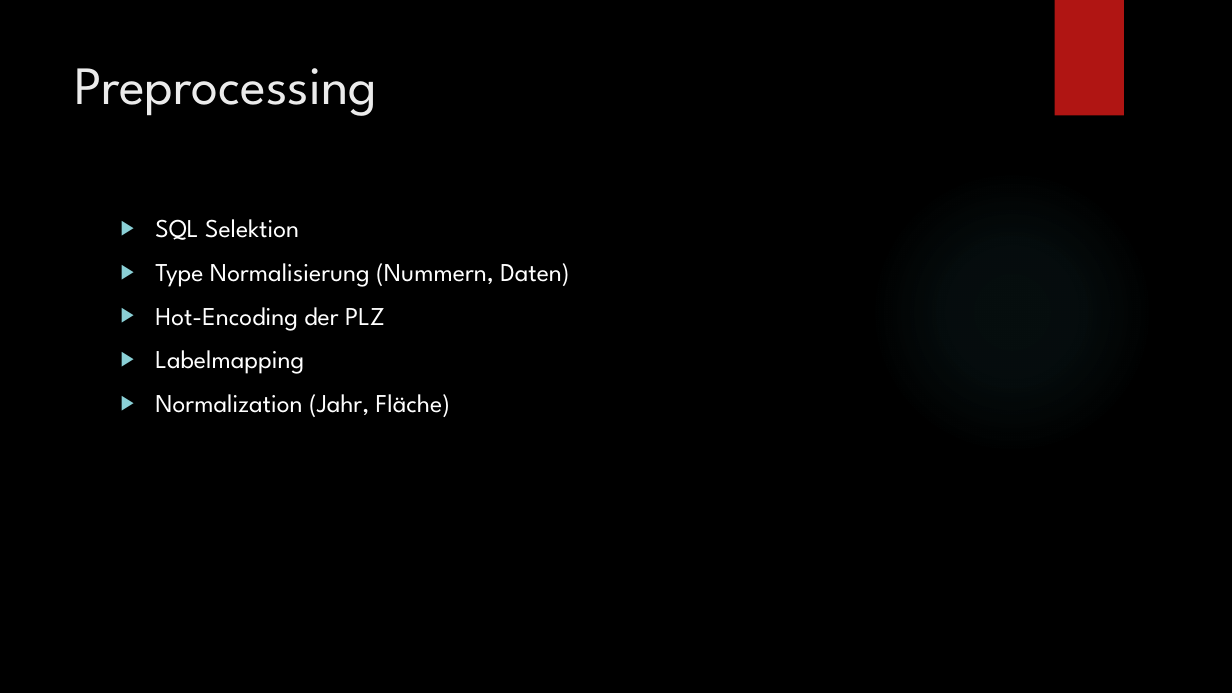
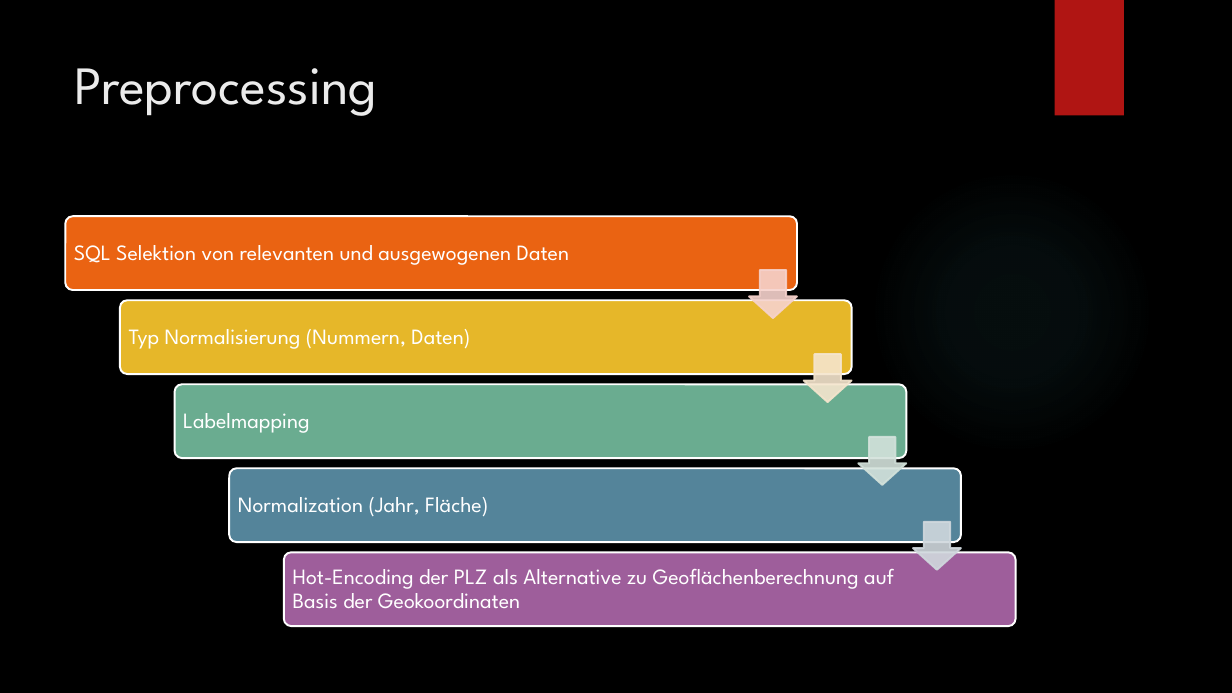
Before and after one commit to ahoehn/machine-learning-project, a slide deck: slide 3 of Präsentation.pptx. Drawn at 1232x693 pixels with LibreOffice and Linux fonts; fonts in the diff are those of the drawing; background and template pictures are left out. Boxes give left, top, right and bottom in pixels: in the first picture for what was removed or moved away, otherwise in the second. Text is boxed around its words. In the diff, an @@ line names an element or a change of style, - is before the commit and + after.

```diff
--- a/Präsentation.pptx
+++ b/Präsentation.pptx
@@ text removed at [155, 219, 569, 417] @@
-▶ SQL Selektion
-▶ Type Normalisierung (Nummern, Daten)
-▶ Hot-Encoding der PLZ
-▶ Labelmapping
-▶ Normalization (Jahr, Fläche)
@@ group added at [66, 216, 1016, 627]: 5 rounded rectangles, 5 texts, 4 down arrows @@
+SQL Selektion von relevanten und ausgewogenen Daten
+Typ Normalisierung (Nummern, Daten)
+Labelmapping
+Normalization (Jahr, Fläche)
+Hot-Encoding der PLZ als Alternative zu Geoflächenberechnung auf Basis der Geokoordinaten
```
Also in this commit, not shown: 4 other slides changed, 2 slides added, 1 slide removed.
